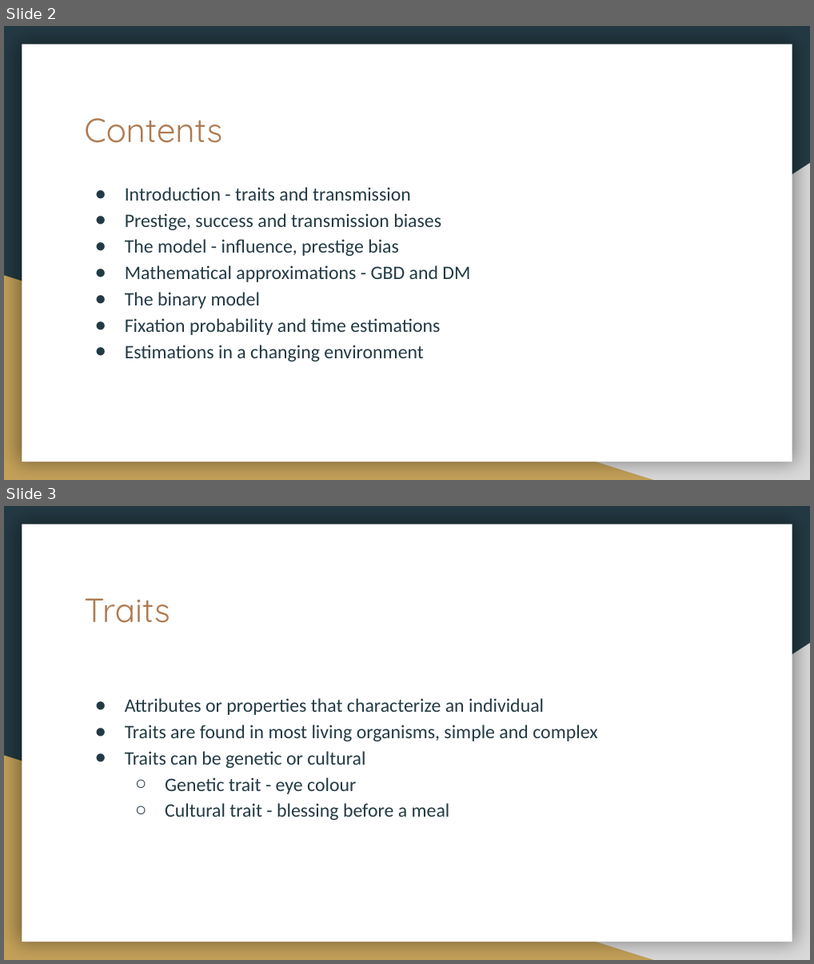
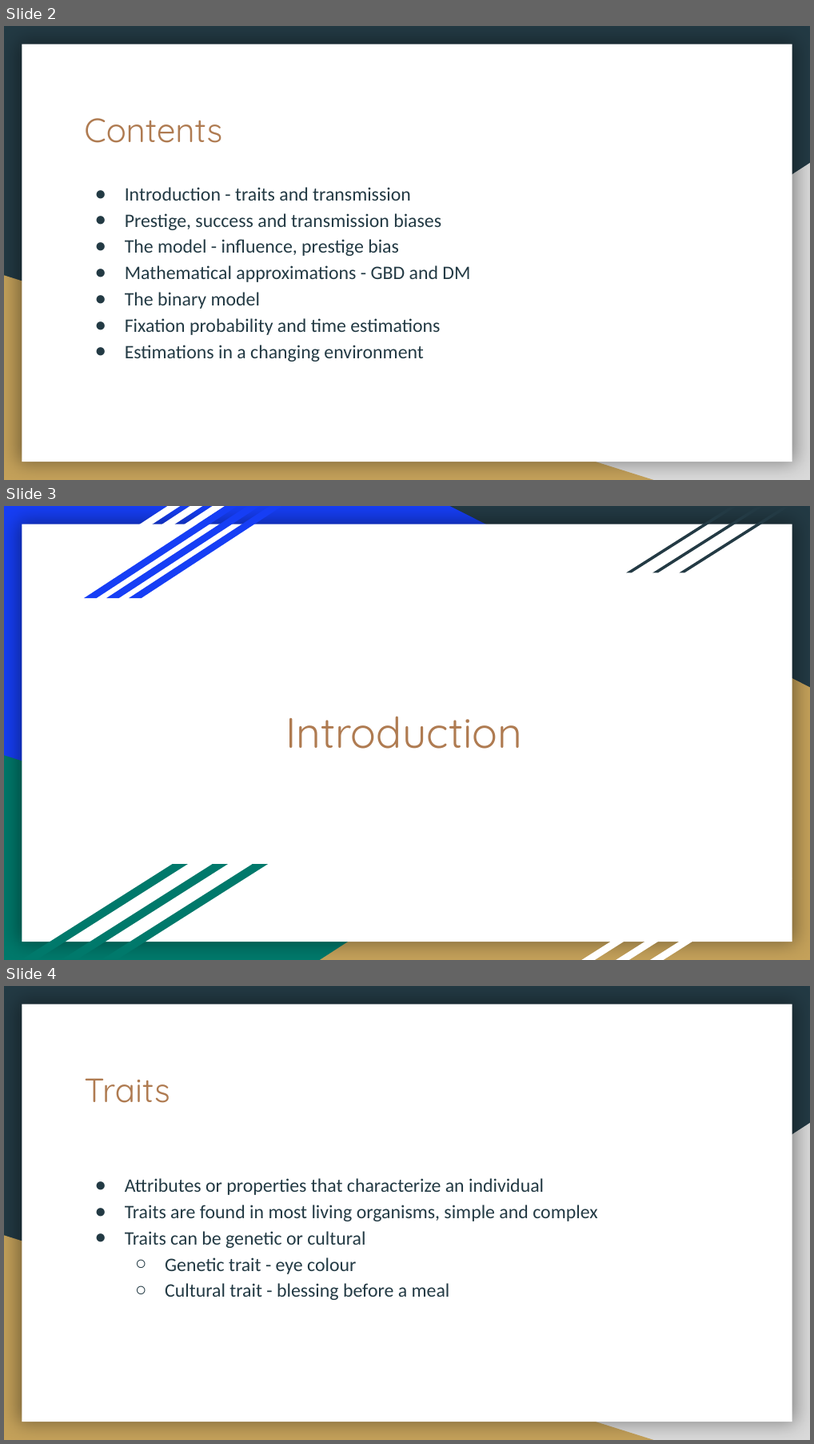
Before and after one commit to yoavram-lab/PrestigeBias, a slide deck: Prestige bias.pptx. Shown one above the other, each under a label of ours: slides 2 and 3 before the commit, slides 2, 3 and 4 after it. The pictures are 814x964 and 814x1444 pixels, drawn with LibreOffice and Linux fonts; fonts in the diff are those of the drawing. Boxes give left, top, right and bottom in pixels: in the first picture for what was removed or moved away, otherwise in the second. Text is boxed around its words. In the diff, an @@ line names an element or a change of style, - is before the commit and + after.

```diff
--- a/Prestige bias.pptx
+++ b/Prestige bias.pptx
@@ slide 3 added at (4, 506, 810, 960), background #163EF5; not listed: 1 template element that a slide beside it also shows @@
@@ parallelogram added at (26, 506, 180, 598), fill #FFFFFF @@
@@ parallelogram added at (49, 506, 202, 598), fill #FFFFFF @@
@@ parallelogram added at (72, 506, 225, 598), fill #FFFFFF @@
@@ parallelogram added at (84, 506, 237, 598), fill #163EF5 @@
@@ parallelogram added at (106, 506, 260, 598), fill #163EF5 @@
@@ parallelogram added at (129, 506, 282, 598), fill #163EF5 @@
@@ right triangle added at (450, 506, 810, 687), fill #233A44 @@
@@ parallelogram added at (626, 507, 737, 573), fill #233A44 @@
@@ parallelogram added at (653, 507, 764, 573), fill #233A44 @@
@@ parallelogram added at (680, 507, 790, 573), fill #233A44 @@
@@ right triangle added at (320, 643, 810, 960), fill #C4A15A @@
@@ title added at (286, 716, 522, 748), 38 pt, text #AF7B51 @@
+Introduction
@@ right triangle added at (4, 755, 654, 960), fill #00796B @@
@@ parallelogram added at (22, 864, 188, 959), fill #00796B @@
@@ parallelogram added at (62, 864, 227, 959), fill #00796B @@
@@ parallelogram added at (102, 864, 268, 959), fill #00796B @@
@@ parallelogram added at (582, 878, 724, 959), fill #FFFFFF @@
@@ parallelogram added at (616, 878, 758, 959), fill #FFFFFF @@
@@ parallelogram added at (650, 878, 793, 959), fill #FFFFFF @@
@@ what was slide 3 is now slide 4 @@
```
Also in this commit, not shown: 2 slides changed, 8 other slides added.
